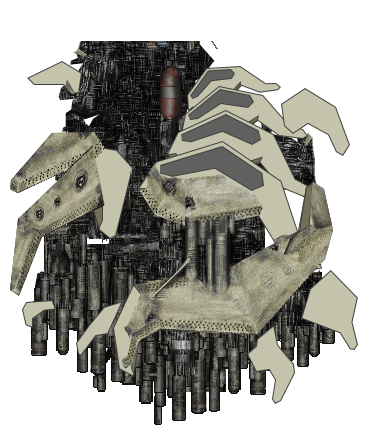
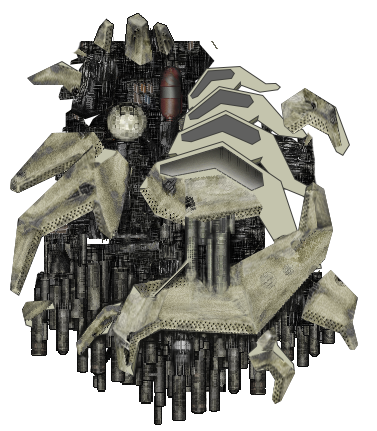
Before/after of a 377×431 layered artwork. What changed in the layer stack:
added layer "Bridge" in group "Raster" over [107, 102, 147, 142]
added layer "Layer 49" in group "Armor Addons" over [93, 13, 175, 66]
added group "Carrier Bay 1" with 6 layers in group "Armor Addons" over [17, 13, 358, 404]
added layer "Base" in group "Carrier Bay 1" over [17, 13, 358, 404]
painted on "Paint" over [145, 237, 194, 301]
added layer "Layer 50" in group "Armor Kitbash Base" over [18, 162, 118, 230]
added layer "Layer 47" in group "Armor Kitbash Base" over [249, 348, 295, 404]
added layer "Layer 46" in group "Armor Kitbash Base" over [82, 102, 147, 238]
added layer "Layer 45" in group "Armor Kitbash Base" over [82, 161, 114, 239]
added layer "Layer 44" in group "Armor Kitbash Base" over [28, 63, 82, 94]
added layer "Layer 43" in group "Armor Kitbash Base" over [281, 88, 314, 135]
added layer "Layer 42" in group "Armor Kitbash Base" over [281, 88, 342, 149]
added layer "Layer 41" in group "Armor Kitbash Base" over [22, 300, 53, 321]
added layer "Layer 40" in group "Armor Kitbash Base" over [76, 303, 121, 357]
added layer "Layer 39" in group "Armor Kitbash Base" over [111, 275, 170, 380]
added layer "Layer 38" in group "Armor Kitbash Base" over [242, 229, 313, 290]
added layer "Layer 37" in group "Armor Kitbash Base" over [297, 188, 318, 239]
added layer "Layer 35" in group "Armor Kitbash Base" over [37, 182, 116, 237]
added layer "Layer 36" in group "Armor Kitbash Base" over [17, 152, 85, 194]
added layer "Layer 34" in group "Armor Kitbash Base" over [336, 307, 358, 350]
added layer "Layer 33" in group "Armor Kitbash Base" over [296, 239, 358, 341]
added group "Shadows" with 1 layers in group "Base Sprite" over [76, 271, 311, 380]
added layer "Armor Shadows" in group "Shadows" over [76, 271, 311, 380]
added layer "Layer 51" in group "Bottom Kitbashes" over [127, 78, 159, 110]
…and 6 more changes (6 added)
